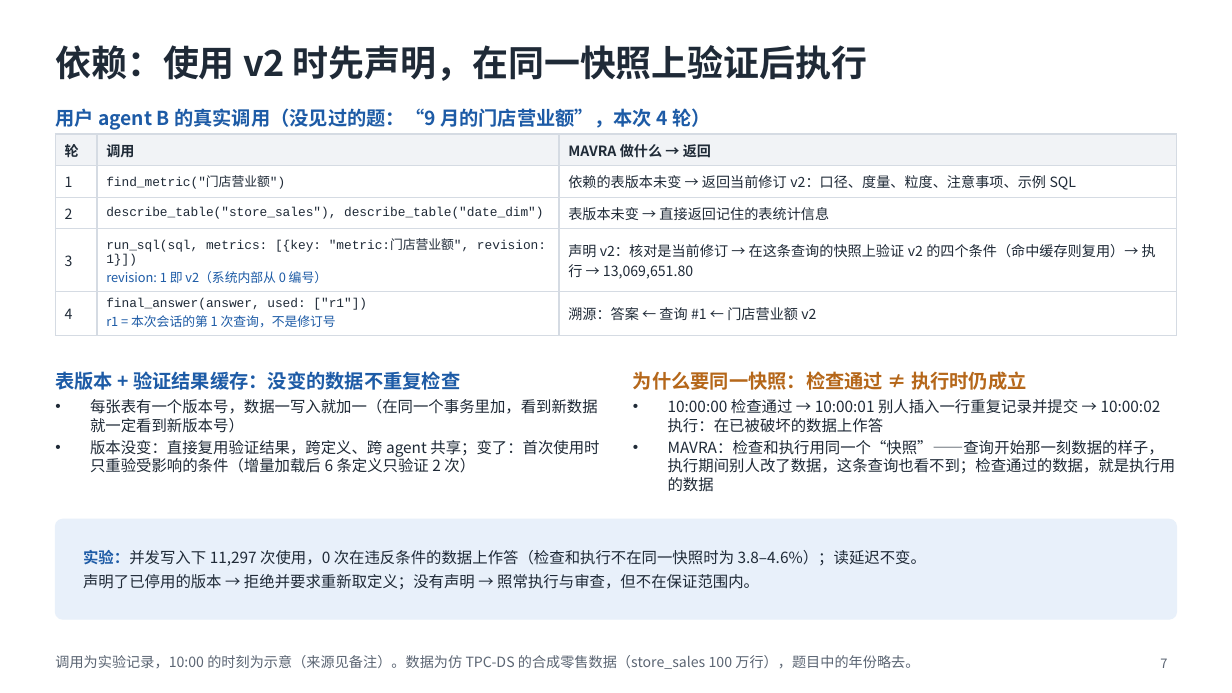
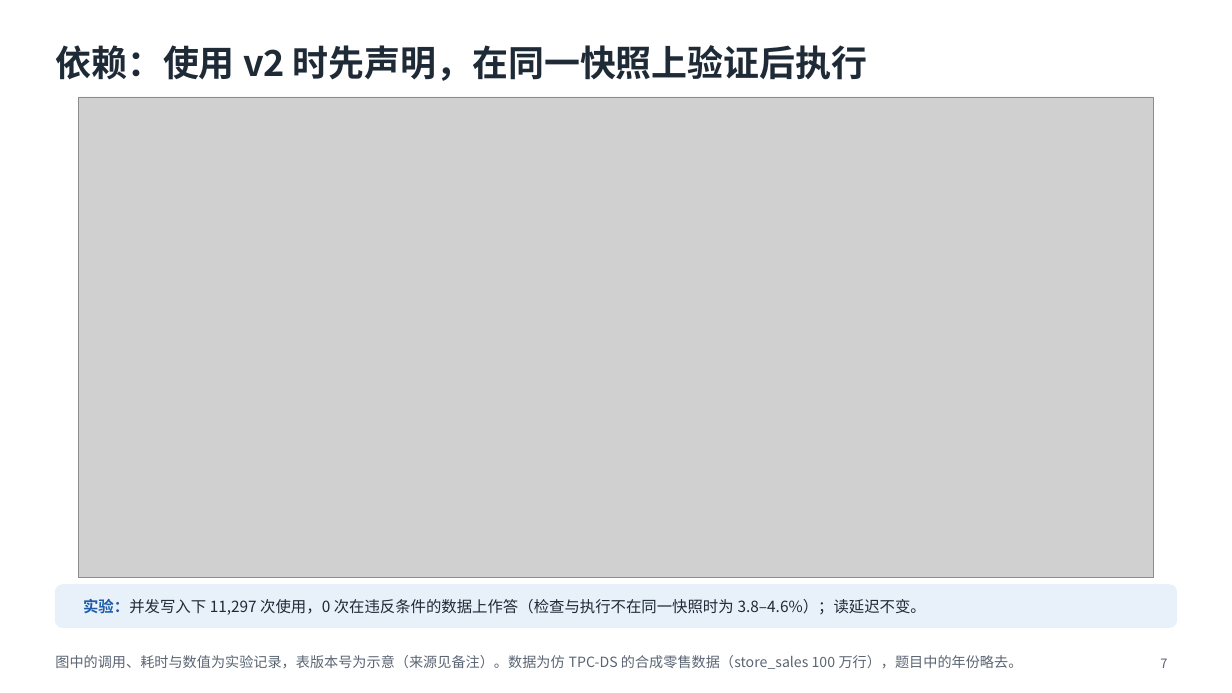
Before and after one commit to mmmttt000045/agent4db-adapter, a slide deck: slide 7 of docs/mavra-system.pptx. Drawn at 1232x693 pixels with LibreOffice and Linux fonts; fonts in the diff are those of the drawing; grey boxes stand for pictures. Boxes give left, top, right and bottom in pixels: in the first picture for what was removed or moved away, otherwise in the second. Text is boxed around its words. In the diff, an @@ line names an element or a change of style, - is before the commit and + after.

```diff
--- a/docs/mavra-system.pptx
+++ b/docs/mavra-system.pptx
@@ text removed at <box>55,108,710,130</box> @@
-用户 agent B 的真实调用（没见过的题：“9 月的门店营业额”，本次 4 轮）
@@ picture added at <box>79,97,1154,578</box> @@
@@ table removed at <box>55,134,1177,331</box>, 5 rows, 3 columns @@
-轮 | 调用 | MAVRA 做什么 → 返回
-1 | find_metric("门店营业额") | 依赖的表版本未变 → 返回当前修订 v2：口径、度量、粒度、注意事项、示例 SQL
-2 | describe_table("store_sales"), describe_table("date_dim") | 表版本未变 → 直接返回记住的表统计信息
-3 | run_sql(sql, metrics: [{key: "metric:门店营业额", revision: 1}]) / revision: 1 即 v2（系统内部从 0 编号） | 声明 v2：核对是当前修订 → 在这条查询的快照上验证 v2 的四个条件（命中缓存则复用）→ 执行 → 13,069,651.80
-4 | final_answer(answer, used: ["r1"]) / r1 = 本次会话的第 1 次查询，不是修订号 | 溯源：答案 ← 查询 #1 ← 门店营业额 v2
@@ text removed at <box>55,371,460,390</box> @@
-表版本 + 验证结果缓存：没变的数据不重复检查
@@ text removed at <box>633,371,1026,390</box> @@
-为什么要同一快照：检查通过 ≠ 执行时仍成立
@@ text removed at <box>90,399,599,473</box> @@
-• 每张表有一个版本号，数据一写入就加一（在同一个事务里加，看到新数据就一定看到新版本号）
-• 版本没变：直接复用验证结果，跨定义、跨 agent 共享；变了：首次使用时只重验受影响的条件（增量加载后 6 条定义只验证 2 次）
@@ text removed at <box>668,399,1176,491</box> @@
-• 10:00:00 检查通过 → 10:00:01 别人插入一行重复记录并提交 → 10:00:02 执行：在已被破坏的数据上作答
-• MAVRA：检查和执行用同一个“快照”——查询开始那一刻数据的样子，执行期间别人改了数据，这条查询也看不到；检查通过的数据，就是执行用的数据
@@ rounded rectangle: place and size @@
-rounded rectangle at <box>55,519,1177,619</box>
+rounded rectangle at <box>55,585,1177,628</box>
@@ rounded rectangle at <box>55,585,1177,628</box>: proportions changed @@
@@ text at <box>83,599,926,615</box>: text changed @@
-实验：并发写入下 11,297 次使用，0 次在违反条件的数据上作答（检查和执行不在同一快照时为 3.8–4.6%）；读延迟不变。
-声明了已停用的版本 → 拒绝并要求重新取定义；没有声明 → 照常执行与审查，但不在保证范围内。
+实验：并发写入下 11,297 次使用，0 次在违反条件的数据上作答（检查与执行不在同一快照时为 3.8–4.6%）；读延迟不变。
@@ text at <box>55,655,1023,669</box>: text changed @@
-调用为实验记录，10:00 的时刻为示意（来源见备注）。数据为仿 TPC-DS 的合成零售数据（store_sales 100 万行），题目中的年份略去。
+图中的调用、耗时与数值为实验记录，表版本号为示意（来源见备注）。数据为仿 TPC-DS 的合成零售数据（store_sales 100 万行），题目中的年份略去。
```
Also in this commit, not shown: 2 other slides changed, 20 other files.
